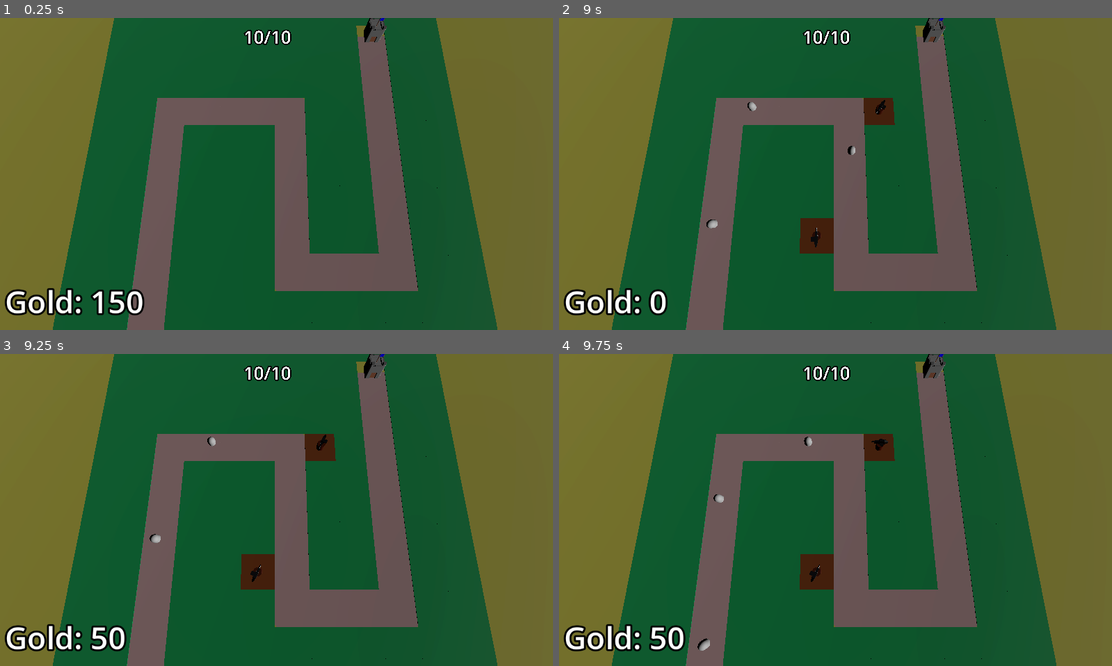
Above: before the commit, frames 1-4 (two rows, left to right).
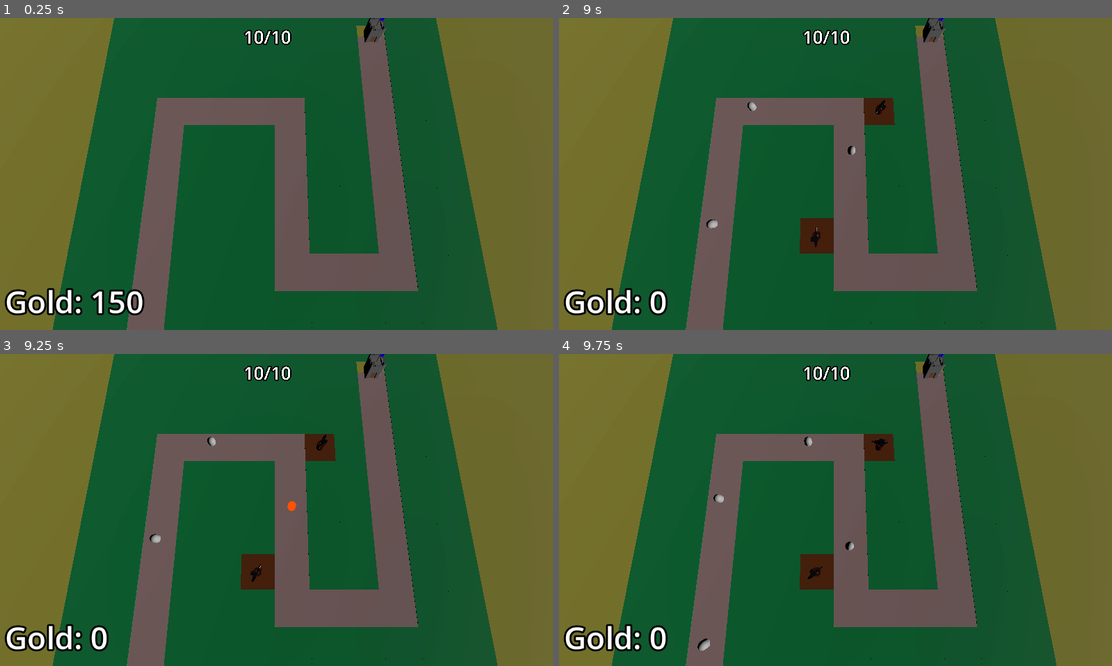
Above: after the commit, the same moments.

Repository: SpookyUboa/barbarian-blaster
Game: Godot game, scene res://Scenes/BaseScene.tscn
Same seed, same stepped clock (60 frames per second), same inputs: the game is played once before the commit and once after it.
Inputs (mouse positions are in pixels of both pictures, inside the frame that each line leads up to):
- Up to frame 1 (0.25 s): no input
- Up to frame 2 (9 s): tap Enter at 0.5, 2 s; move the mouse to (957, 158) at 0.52 s; press the mouse at (957, 158) at 0.53 s; tap Space at 1.25 s; move the mouse to (724, 189) at 1.27 s; release the mouse at (724, 189) at 1.28 s; click (724, 189) at 1.35 s; move the mouse to (890, 105) at 2.02 s; press the mouse at (890, 105) at 2.03 s; move the mouse to (807, 236) at 2.77 s; release the mouse at (807, 236) at 2.78 s; click (807, 236) at 2.85 s; move the mouse to (1001, 220) at 3.52 s; press the mouse at (1001, 220) at 3.53 s; move the mouse to (669, 127) at 4.27 s; release the mouse at (669, 127) at 4.28 s; click (669, 127) at 4.35 s; move the mouse to (863, 174) at 5.02 s; press the mouse at (863, 174) at 5.03 s; move the mouse to (752, 96) at 5.77 s; release the mouse at (752, 96) at 5.78 s; click (752, 96) at 5.85 s; move the mouse to (957, 158) at 6.52 s; press the mouse at (957, 158) at 6.53 s; move the mouse to (724, 189) at 7.27 s; release the mouse at (724, 189) at 7.28 s; click (724, 189) at 7.35 s; move the mouse to (890, 105) at 8.02 s; press the mouse at (890, 105) at 8.03 s; move the mouse to (807, 236) at 8.77 s; release the mouse at (807, 236) at 8.78 s; click (807, 236) at 8.85 s
- Up to frame 3 (9.25 s): no input
- Up to frame 4 (9.75 s): move the mouse to (1001, 556) at 9.52 s; press the mouse at (1001, 556) at 9.53 s

Frames 1-2 are identical in both runs. In frame 3, 0.4% of the frame differs, in the area x 16-54%, y 47-96%; in frame 4, 0.4%, in the area x 16-54%, y 60-96%.

Commit message:
enemy health scaling. known bug with spawn rate scaling

Diff:
--- a/Difficulty Manager/difficulty_manager.gd
+++ b/Difficulty Manager/difficulty_manager.gd
@@ -1,18 +1,25 @@
 extends Node
+
+signal stop_spawning_enemies
 
 @onready var timer: Timer = $Timer
 
 @export var game_length := 30.0
 @export var spawn_time_curve : Curve
+@export var enemy_health_curve : Curve
 
 func _ready() -> void:
 	timer.start(game_length)
-
-func _process(delta: float) -> void:
-	print(get_spawn_time())
 
 func game_progress_ratio() -> float:
 	return 1.0 - (timer.time_left / game_length)
 
 func get_spawn_time() -> float:
 	return spawn_time_curve.sample(game_progress_ratio())
+
+func get_enemy_health() -> float:
+	return enemy_health_curve.sample(game_progress_ratio())
+
+
+func _on_timer_timeout() -> void:
+	stop_spawning_enemies.emit()
--- a/Difficulty Manager/difficulty_manager.tscn
+++ b/Difficulty Manager/difficulty_manager.tscn
@@ -14,3 +14,5 @@
 
 [node name="Timer" type="Timer" parent="."]
 one_shot = true
+
+[connection signal="timeout" from="Timer" to="." method="_on_timer_timeout"]
--- a/Models/base.gd
+++ b/Models/base.gd
@@ -20,13 +20,3 @@
 
 func take_damage():
 	current_health -= 1
-
-
-
-#func _on_body_entered(body: Node) -> void:
-#	print("COLLISION!!!")
-#	if "enemy" in body.get_groups():
-#		take_damage()
-#		body.set_process(false)
-#	else:
-#		print("NOT AN ENEMY?!")
--- a/Scenes/BaseScene.tscn
+++ b/Scenes/BaseScene.tscn
@@ -218,6 +218,12 @@
 outline_size = 16
 outline_color = Color(0, 0, 0, 1)
 
+[sub_resource type="Curve" id="Curve_og3ji"]
+min_value = 1.0
+max_value = 50.0
+_data = [Vector2(0, 1), 0.0, 99.0, 0, 1, Vector2(1, 100), 99.0, 0.0, 1, 0]
+point_count = 2
+
 [node name="Node3D" type="Node3D"]
 
 [node name="DirectionalLight3D" type="DirectionalLight3D" parent="."]
@@ -275,5 +281,8 @@
 label_settings = SubResource("LabelSettings_s7h3q")
 
 [node name="DifficultyManager" parent="." instance=ExtResource("9_a3jtf")]
+enemy_health_curve = SubResource("Curve_og3ji")
+
+[connection signal="stop_spawning_enemies" from="DifficultyManager" to="EnemyPath" method="_on_difficulty_manager_stop_spawning_enemies"]
 
 [editable path="EnemyPath"]
--- a/Scenes/EnemyPath.gd
+++ b/Scenes/EnemyPath.gd
@@ -7,9 +7,14 @@
 
 func spawn_enemy() -> void:
 	var new_enemy = enemy_scene.instantiate()
+	new_enemy.max_health = difficulty_manager.get_enemy_health()
 	add_child(new_enemy)
 	timer.wait_time = difficulty_manager.get_spawn_time()
 
 
 func _on_timer_timeout() -> void:
 	spawn_enemy()
+
+
+func _on_difficulty_manager_stop_spawning_enemies() -> void:
+	timer.stop
Not shown: 1 places in Scenes/BaseScene.tscn that only renumber resources
